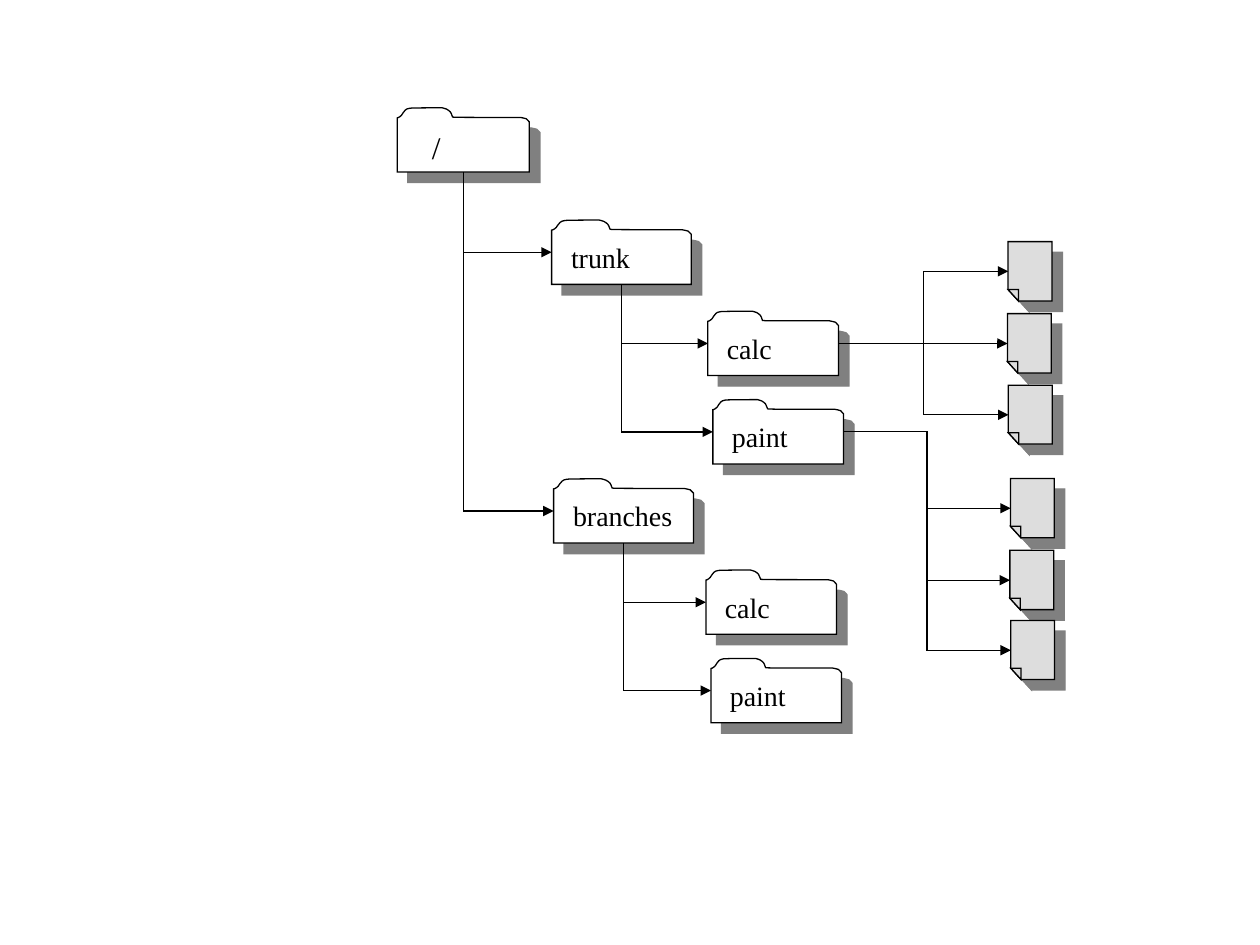
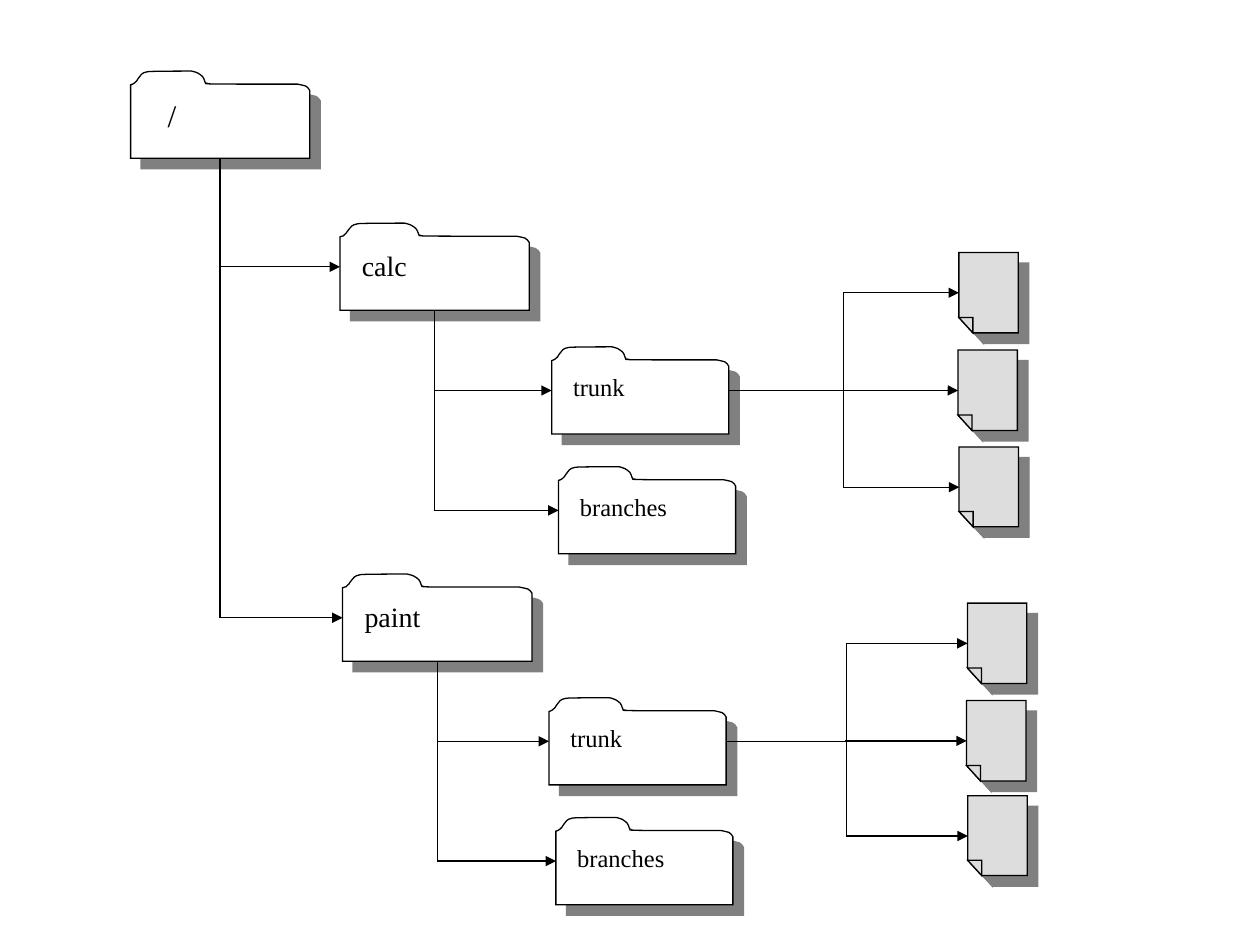
Before and after one commit to omunroe-com/svnbook, a slide deck: slide 2 of src/book/book/images/branches.ppt. Drawn at 1260x945 pixels with LibreOffice and Linux fonts; fonts in the diff are those of the drawing. Boxes give left, top, right and bottom in pixels: in the first picture for what was removed or moved away, otherwise in the second. Text is boxed around its words. In the diff, an @@ line names an element or a change of style, - is before the commit and + after.

```diff
--- a/src/book/book/images/branches.ppt
+++ b/src/book/book/images/branches.ppt
@@ freeform shape "/": place and size @@
-freeform shape "/" at [397,108,529,173]
+freeform shape "/" at [131,71,310,158]
@@ elbow arrow moved from (464, 173) - (552, 252) to (220, 159) - (340, 267) @@
@@ freeform shape "calc": place and size @@
-freeform shape "calc" at [708,311,839,375]
+freeform shape "calc" at [340,223,529,310]
@@ freeform shape: place and size @@
-freeform shape at [1008,242,1052,301]
+freeform shape at [959,252,1018,333]
@@ elbow arrow removed from (621, 285) to (708, 344) @@
@@ elbow arrow moved from (838, 344) - (1008, 271) to (728, 391) - (959, 292) @@
@@ elbow arrow moved from (464, 173) - (553, 512) to (435, 310) - (552, 391) @@
@@ elbow arrow moved from (621, 285) - (713, 432) to (435, 310) - (558, 510) @@
@@ freeform shape removed at [1007,314,1051,373] @@
@@ freeform shape "trunk" at [552,346,728,433]: size 16 to 14 pt @@
@@ freeform shape "trunk": place and size @@
-freeform shape "trunk" at [552,220,692,285]
+freeform shape "trunk" at [552,346,728,433]
@@ elbow arrow removed from (838, 344) to (1008, 415) @@
@@ freeform shape: place and size @@
-freeform shape at [1008,386,1052,445]
+freeform shape at [958,350,1017,431]
@@ elbow arrow moved from (843, 432) - (1011, 508) to (728, 391) - (959, 488) @@
@@ elbow arrow moved from (838, 344) - (1008, 344) to (728, 391) - (958, 391) @@
@@ elbow arrow removed from (843, 432) to (1011, 581) @@
@@ freeform shape: place and size @@
-freeform shape at [1011,479,1055,538]
+freeform shape at [959,447,1018,528]
@@ freeform shape "branches": place and size @@
-freeform shape "branches" at [553,479,693,543]
+freeform shape "branches" at [558,466,736,553]
@@ freeform shape "branches" at [558,466,736,553]: size 16 to 14 pt @@
@@ elbow arrow removed from (624, 543) to (711, 690) @@
@@ elbow arrow removed from (624, 543) to (706, 602) @@
@@ freeform shape "paint": place and size @@
-freeform shape "paint" at [713,399,844,464]
+freeform shape "paint" at [343,575,532,662]
@@ freeform shape removed at [706,570,837,634] @@
-calc
@@ freeform shape: place and size @@
-freeform shape at [1011,620,1055,679]
+freeform shape at [968,602,1027,683]
@@ freeform shape removed at [711,659,842,723] @@
-paint
@@ group added at [220,159,1027,905]: 5 elbow arrows, 3 freeform shapes @@
+trunk
+branches
@@ elbow arrow moved from (843, 432) - (1011, 650) to (437, 662) - (556, 861) @@
@@ freeform shape: place and size @@
-freeform shape at [1009,551,1053,610]
+freeform shape at [966,701,1026,781]
```
Also in this commit, not shown: 2 other slides changed, 3 other files.
